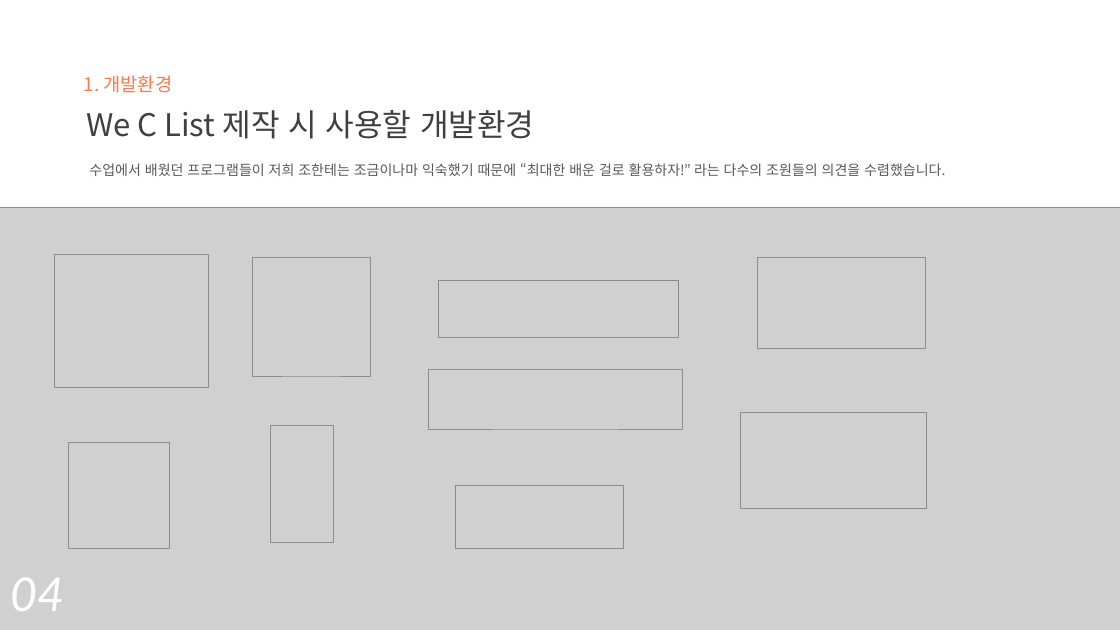
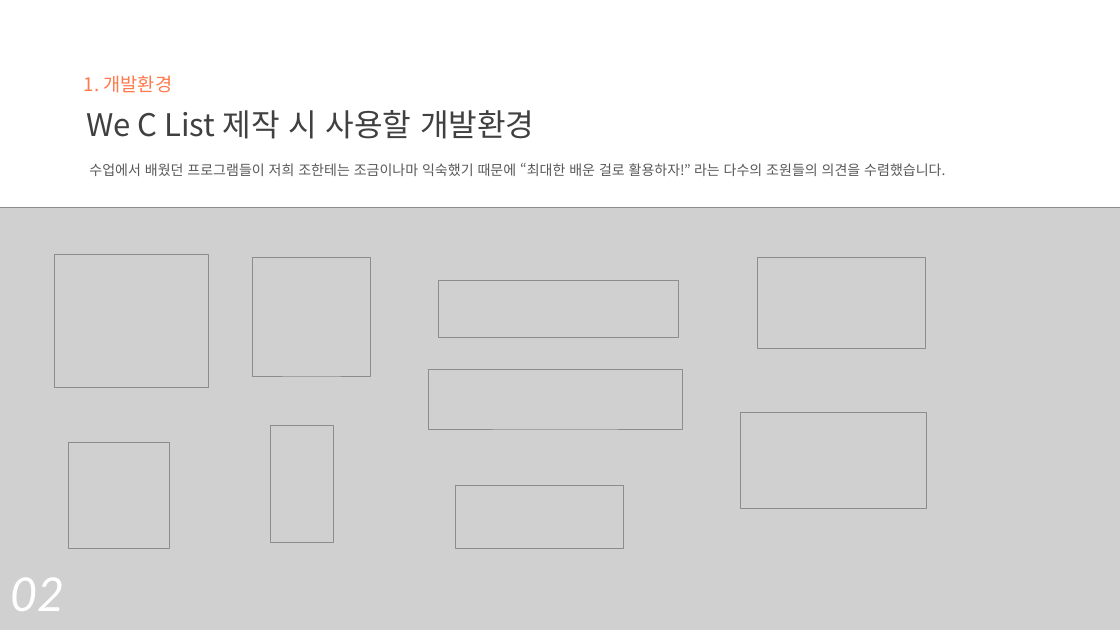
Before and after one commit to chominsub/chominsub, a slide deck: slide 3 of 조민섭_포트폴리오.pptx. Drawn at 1120x630 pixels with LibreOffice and Linux fonts; fonts in the diff are those of the drawing; grey boxes stand for pictures. Boxes give left, top, right and bottom in pixels: in the first picture for what was removed or moved away, otherwise in the second. Text is boxed around its words. In the diff, an @@ line names an element or a change of style, - is before the commit and + after.

```diff
--- a/조민섭_포트폴리오.pptx
+++ b/조민섭_포트폴리오.pptx
@@ text at [10,578,64,611]: text changed @@
-04
+02
```
Also in this commit, not shown: 10 other slides changed.
